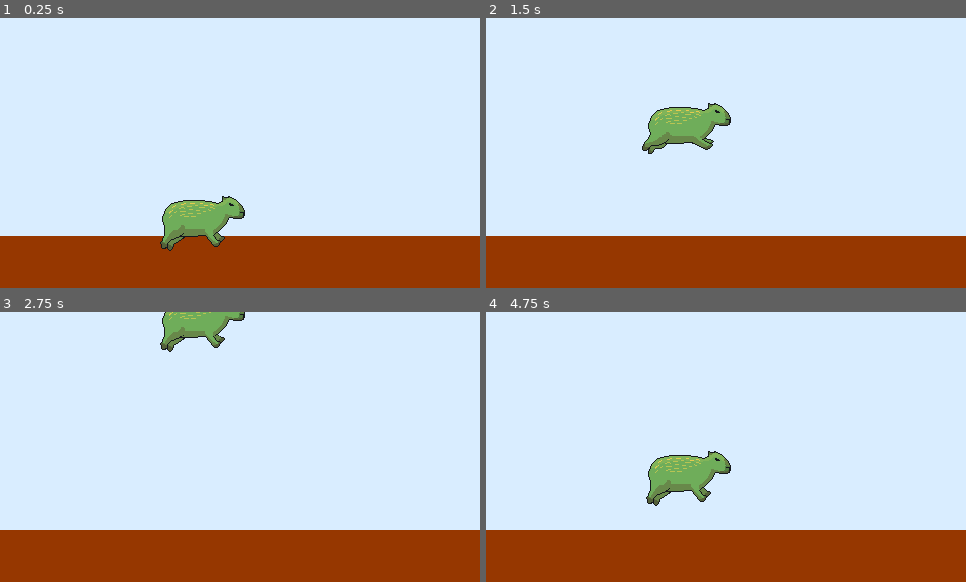
Above: before the commit, frames 1-4 (two rows, left to right).
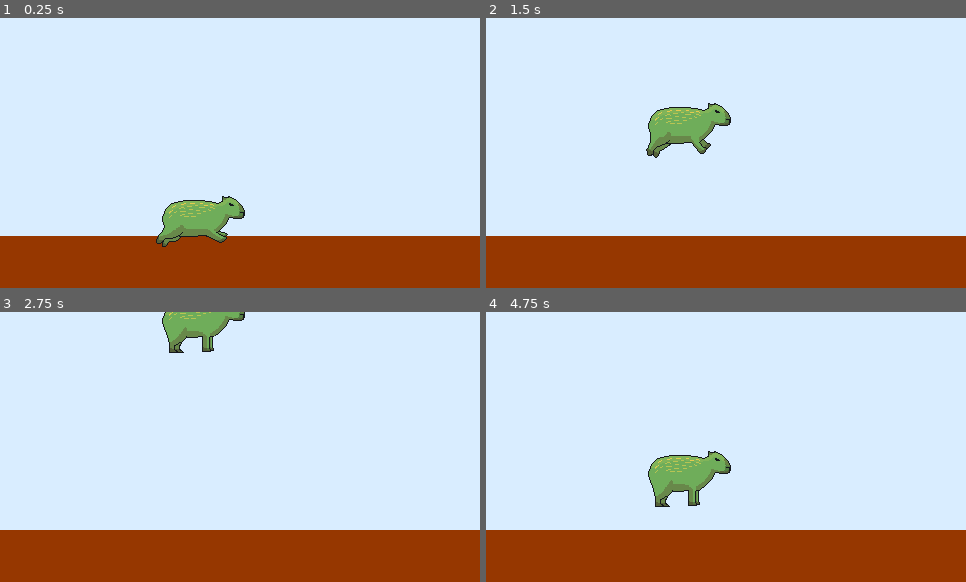
Above: after the commit, the same moments.

Repository: TheMaxcraft1/MarDelJam2023_ProyectoProteo
Game: Godot game, scene res://Scenes/Land/LandScene.tscn
Same seed, same stepped clock (60 frames per second), same inputs: the game is played once before the commit and once after it. This scene is started directly instead of the project's main scene.
Inputs (mouse positions are in pixels of both pictures, inside the frame that each line leads up to):
- Up to frame 1 (0.25 s): no input
- Up to frame 2 (1.5 s): move the mouse to (831, 139) at 0.52 s; click (831, 139) at 0.77 s; move the mouse to (630, 166) at 1.27 s
- Up to frame 3 (2.75 s): click (144, 460) at 1.52 s; move the mouse to (288, 387) at 2.02 s
- Up to frame 4 (4.75 s): move the mouse to (702, 501) at 2.77 s; click (702, 501) at 3.02 s; move the mouse to (870, 487) at 3.52 s; click (870, 487) at 3.77 s; move the mouse to (582, 406) at 4.27 s; click (582, 406) at 4.52 s

The runs differ from the first frame. In frame 1, 0.4% of the frame differs, in the area x 32-48%, y 76-87%; in frame 2, 0.4%; in frame 3, 0.5%; in frame 4, 0.5%, in the area x 33-47%, y 60-73%.

Commit message:
fixed: gravity

Diff:
--- a/Scenes/Land/LandScene.tscn
+++ b/Scenes/Land/LandScene.tscn
@@ -79,6 +79,7 @@
 position = Vector2(153, 132)
 sprite_frames = SubResource("SpriteFrames_oaknt")
 animation = &"jump"
+frame = 1
 
 [node name="CollisionShape2D" type="CollisionShape2D" parent="PlayerCarpincho"]
 position = Vector2(154.147, 203.123)
